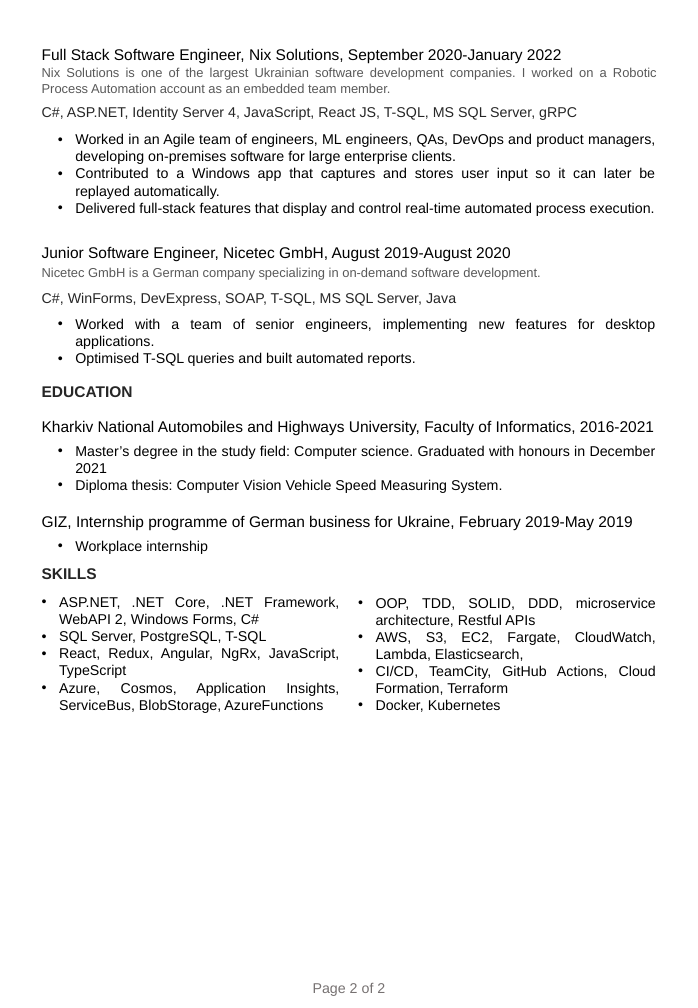
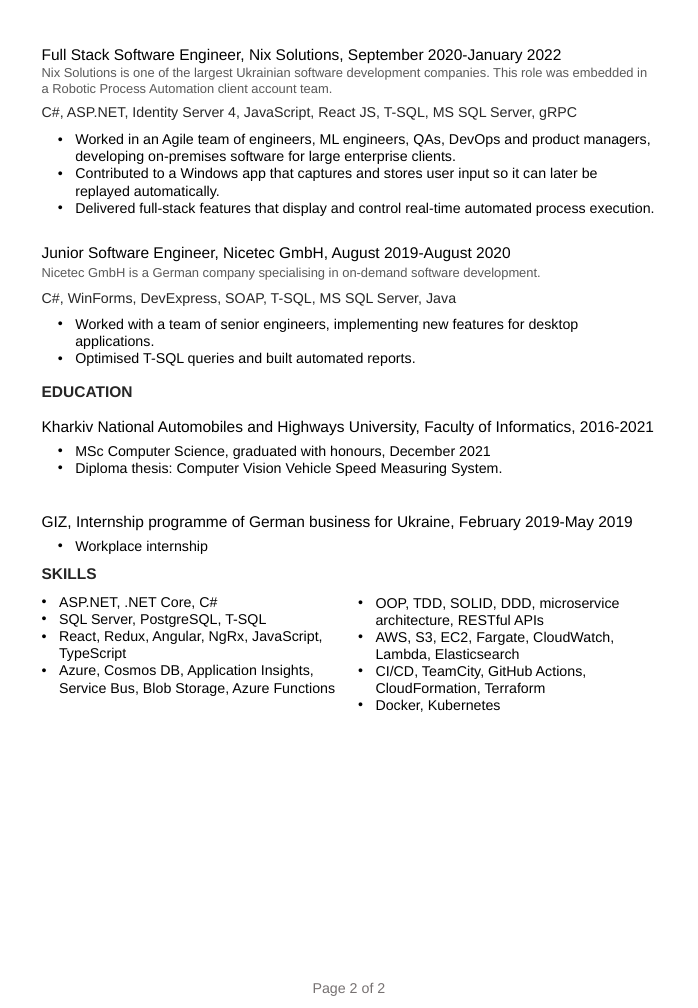
Before and after one commit to khamzakhamzakhamza/cv, a slide deck: slide 2 of Illia Khamza CV 2026.pptx. Drawn at 698x1008 pixels with LibreOffice and Linux fonts; fonts in the diff are those of the drawing. Boxes give left, top, right and bottom in pixels: in the first picture for what was removed or moved away, otherwise in the second. Text is boxed around its words. In the diff, an @@ line names an element or a change of style, - is before the commit and + after.

```diff
--- a/Illia Khamza CV 2026.pptx
+++ b/Illia Khamza CV 2026.pptx
@@ text at (42,67,647,93): text changed @@
-Nix Solutions is one of the largest Ukrainian software development companies. I worked on a Robotic Process Automation account as an embedded team member.
+Nix Solutions is one of the largest Ukrainian software development companies. This role was embedded in a Robotic Process Automation client account team.
@@ alignment justified to left in 3 elements at (42,48,561,64), (75,133,655,216), (75,318,579,366) @@
@@ text at (75,445,491,459): text changed @@
-• Master’s degree in the study field: Computer science. Graduated with honours in December 2021
+• MSc Computer Science, graduated with honours, December 2021
@@ text at (75,462,502,476): alignment justified to left @@
@@ text at (59,597,217,609): text changed @@
-• ASP.NET, .NET Core, .NET Framework, WebAPI 2, Windows Forms, C#
+• ASP.NET, .NET Core, C#
@@ text at (376,597,620,695): text changed @@
-• OOP, TDD, SOLID, DDD, microservice architecture, Restful APIs
-• AWS, S3, EC2, Fargate, CloudWatch, Lambda, Elasticsearch,
-• CI/CD, TeamCity, GitHub Actions, Cloud Formation, Terraform
+• OOP, TDD, SOLID, DDD, microservice architecture, RESTful APIs
+• AWS, S3, EC2, Fargate, CloudWatch, Lambda, Elasticsearch
+• CI/CD, TeamCity, GitHub Actions, CloudFormation, Terraform
@@ text at (59,614,322,661): alignment justified to left @@
@@ text at (59,664,336,696): text changed @@
-• Azure, Cosmos, Application Insights, ServiceBus, BlobStorage, AzureFunctions
+• Azure, Cosmos DB, Application Insights, Service Bus, Blob Storage, Azure Functions
```
Also in this commit, not shown: 1 other slide changed, 2 other files.
